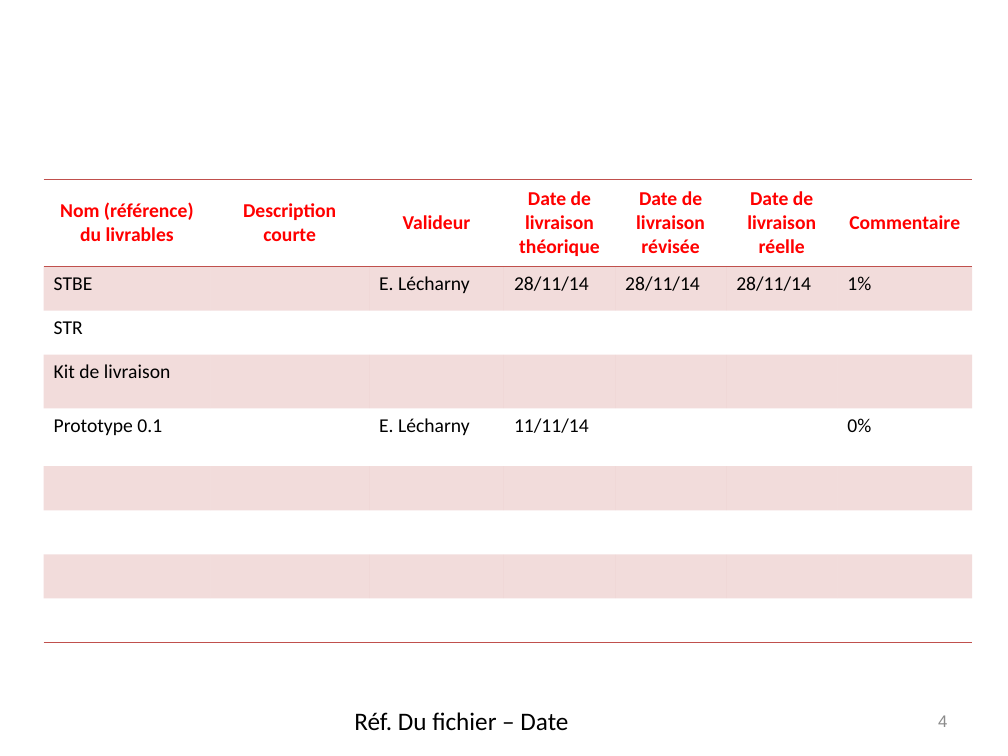
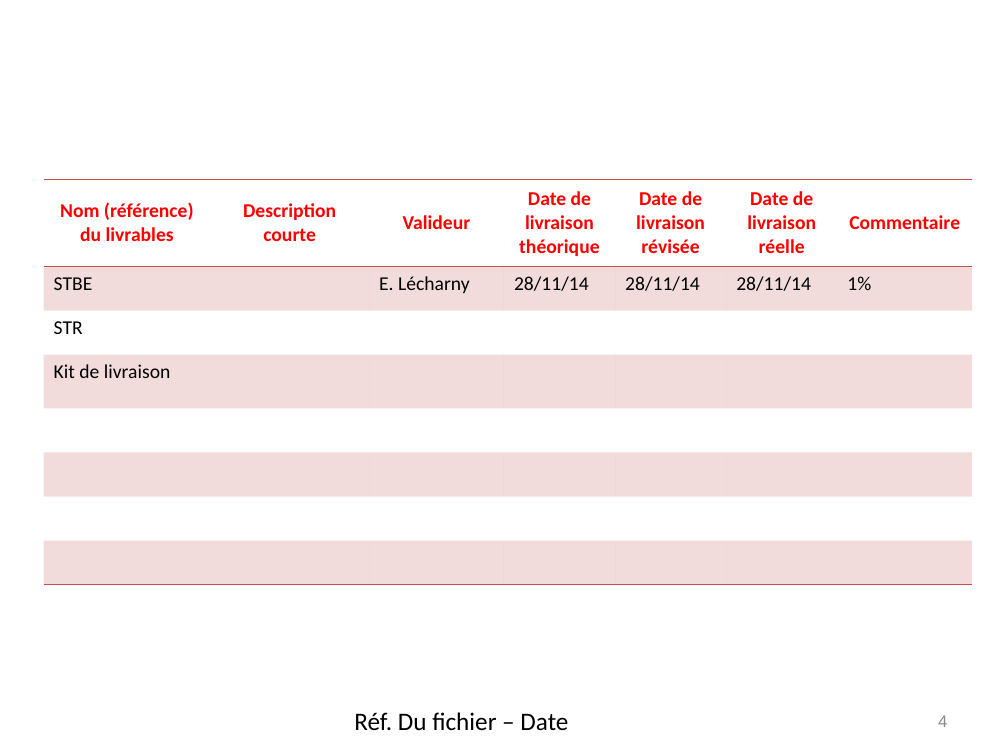
Before and after one commit to elecharny/pi-injector, a slide deck: slide 4 of Documents/TB 2014.10.28.pptx. Drawn at 1008x756 pixels with LibreOffice and Linux fonts; fonts in the diff are those of the drawing; background and template pictures are left out. Boxes give left, top, right and bottom in pixels: in the first picture for what was removed or moved away, otherwise in the second. Text is boxed around its words. In the diff, an @@ line names an element or a change of style, - is before the commit and + after.

```diff
--- a/Documents/TB 2014.10.28.pptx
+++ b/Documents/TB 2014.10.28.pptx
@@ table at [43, 179, 971, 585] @@
-row 5: Prototype 0.1 |  | E. Lécharny | 11/11/14 |  |  | 0%
```
Also in this commit, not shown: 3 other slides changed, 1 other file.
